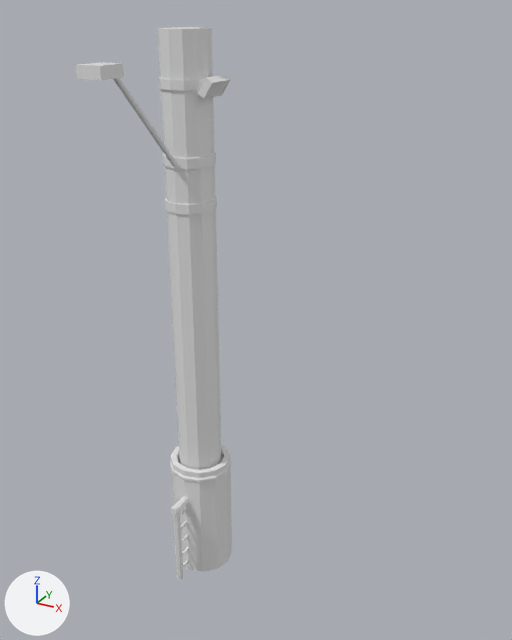
One commit to the Blender file modelos/cidade/Cidade.blend: the scene before it, then after it.
The view is the same before and after, from a 50 mm camera at (3.91, -5.77, 6.18) aimed at (0.19, 1.0, 2.8). The lights are fixed; the arrows at lower left show +X, +Y and +Z. The same objects are shown in both versions, whatever each file hides.

In view in the first picture: 'Fence', 'Light_Pole', 'Street_Trash_Can'.
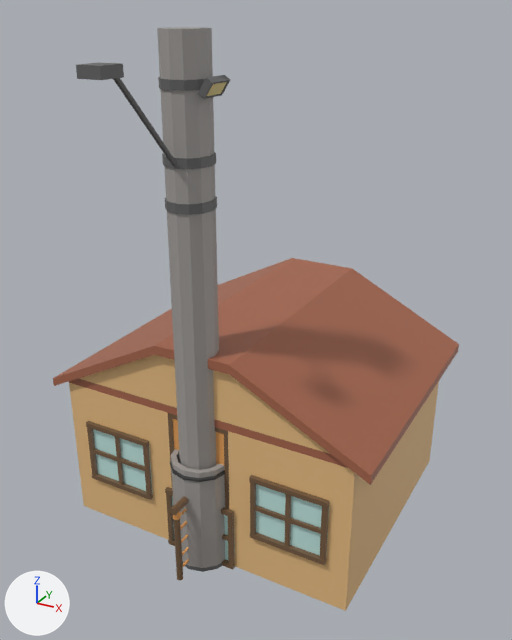
Pixel boxes (x1, y1, x2, y2) of what changed, in the pictures (512 x 640 px):
'House', added (brown)
    after: (53, 258, 459, 611)
    faces in mat_house_details_00 (brown #a6664c): (53, 258, 459, 485)
    faces in mat_house_base_00 (beige #e7bd83): (69, 355, 439, 611)
    faces in mat_city_details_00 (cyan #c2e7e3): (93, 429, 329, 557)
    faces in mat_city_base_01 (brown #745a40): (86, 421, 329, 565)
'Door', added (brown)
    after: (168, 413, 229, 509)
    faces in mat_city_base_01 (brown #745a40): (168, 413, 229, 509)
    faces in mat_city_base_02 (orange #e7a35b): (173, 419, 225, 470)
'Window', added (brown)
    after: (165, 487, 235, 570)
    faces in mat_city_base_01 (brown #745a40): (165, 487, 235, 570)
    faces in mat_city_details_00 (cyan #c2e7e3): (172, 496, 235, 560)
part 1 of me_street_trash_can, recoloured (white to grey)
    both: (171, 449, 224, 478)
part 2 of me_street_trash_can, recoloured
    both: (171, 469, 225, 568)
part 3 of me_street_trash_can, recoloured
    both: (182, 561, 222, 572)
part 4 of me_street_trash_can, recoloured (white to black)
    both: (170, 461, 225, 482)
part 5 of me_light_pole, recoloured
    both: (160, 89, 216, 204)
part 6 of me_light_pole, recoloured
    both: (157, 27, 213, 80)
part 7 of me_light_pole, recoloured
    both: (167, 209, 219, 470)
part 8 of me_light_pole, recoloured
    both: (76, 63, 230, 215)
part 9 of me_light_pole, recoloured
    both: (207, 82, 227, 96)
part 10 of me_fence, recoloured (grey to brown)
    both: (173, 519, 183, 581)
part 11 of me_fence, recoloured (white to brown)
    both: (170, 496, 189, 515)
part 12 of me_fence, recoloured
    both: (181, 508, 189, 567)
part 13 of me_fence, recoloured
    both: (173, 511, 181, 520)

The change, as a list of edits to the scene's bpy script:
```text
Add mat_city_details_02:
    mat_city_details_02 = principled_material('City_Details_02')
    mat_city_details_02.base_color = (0.129, 0.129, 0.129)  # dark grey #656565
Add mat_city_03:
    mat_city_03 = principled_material('City_03')
    mat_city_03.base_color = (0.359, 0.34, 0.326)  # grey #a29e9b
Add mat_city_details_04:
    mat_city_details_04 = principled_material('City_Details_04')
    mat_city_details_04.base_color = (0.0356, 0.0356, 0.0356)  # black #353535
Change me_street_trash_can:
    where me_street_trash_can.from_pydata(...)  # 108 vertices, 102 faces; spans x -0.363..0.363, y -0.356..0.356, z -0.006..1.416
    me_street_trash_can part 1: all 24 faces centred in x -0.326..0.326, y -0.319..0.319, z 1.383..1.416 switch from no material to mat_city_03 (grey #a29e9b)
    me_street_trash_can part 2: all 12 faces centred in x -0.326..0.326, y -0.319..0.319, z 0.688 switch from no material to mat_city_03 (grey #a29e9b)
    me_street_trash_can part 3: all 12 faces centred in x -0.326..0.326, y -0.319..0.319, z 0.022 switch from no material to mat_city_details_02 (dark grey #646464)
    me_street_trash_can part 4: all 36 faces centred in x -0.339..0.339, y -0.332..0.332, z 1.316..1.341 switch from no material to mat_city_details_04 (black #353535)
Change me_light_pole:
    where me_light_pole.from_pydata(...)  # 224 vertices, 202 faces; spans x -0.26..0.38, y -1.33..0.27, z -0.01..6.02
    me_light_pole part 5: 24 of the faces centred in x -0.23..0.23, y -0.24..0.24, z 4.63..5.2 switch from no material to mat_city_03 (grey #a29e9b)
    me_light_pole part 6: 18 of the faces centred in x -0.23..0.23, y -0.24..0.24, z 5.81..6.02 switch from no material to mat_city_03 (grey #a29e9b)
    me_light_pole part 7: 12 of the faces centred in x -0.23..0.23, y -0.24..0.24, z 2.17 switch from no material to mat_city_03 (grey #a29e9b)
    me_light_pole part 8: 142 of the faces centred in x -0.24..0.38, y -1.33..0.25, z 4.36..5.78 switch from no material to mat_city_details_02 (dark grey #646464)
    me_light_pole part 9: the 1 face centred in x 0.33, y 0.0, z 5.51 switches from no material to mat_city_details_03 (beige #e7db98)
    add me_light_pole.materials.append(mat_city_details_03)  # beige #e7db98
Change me_fence:
    where me_fence.from_pydata(...)  # 192 vertices, 104 faces; spans x -0.048..0.048, y -0.579..0.57, z 0.001..1.061
    me_fence part 10: all 24 faces centred in x -0.033..0.033, y -0.556..0.545, z 0.499 switch from no material to mat_city_base_01 (brown #745a40)
    me_fence part 11: all 12 faces centred in x -0.041..0.041, y -0.579..-0.005, z 0.975..1.054 switch from no material to mat_city_base_01 (brown #745a40)
    me_fence part 12: 48 of the faces centred in x -0.038..0.038, y -0.041..0.04, z 0.119..0.95 switch from no material to mat_city_base_02 (orange #e7a35b)
    me_fence part 13: 8 of the faces centred in x -0.038..0.038, y -0.564..-0.483, z 0.95 switch from no material to mat_city_base_02 (orange #e7a35b)
Add ob_window:
    ob_window = bpy.data.objects.new('Window', me_window)  # 46 vertices, 20 faces; spans x -0.469..0.471, y -0.096..-0.031, z -0.006..0.834; in mat_city_base_01 (brown #745a40), mat_city_details_00 (cyan #c2e7e3)
    ob_window.location = (0.0, 0.0, 0.0)
Add ob_house:
    ob_house = bpy.data.objects.new('House', me_house)  # 176 vertices, 88 faces; spans x -2.1..2.1, y -0.11..3.33, z 0.0..2.77; in mat_house_base_00 (beige #e7bd83), mat_house_details_00 (brown #a6664c), mat_city_base_01 (brown #745a40), mat_city_details_00 (cyan #c2e7e3)
    ob_house.location = (0.0, 0.0, 0.0)
Add ob_door:
    ob_door = bpy.data.objects.new('Door', me_door)  # 158 vertices, 165 faces; spans x -0.41..0.41, y -0.08..0.08, z 0.0..1.9; in mat_city_base_01 (brown #745a40), mat_city_base_02 (orange #e7a35b)
    ob_door.location = (0.0, 0.0, 0.0)
```
